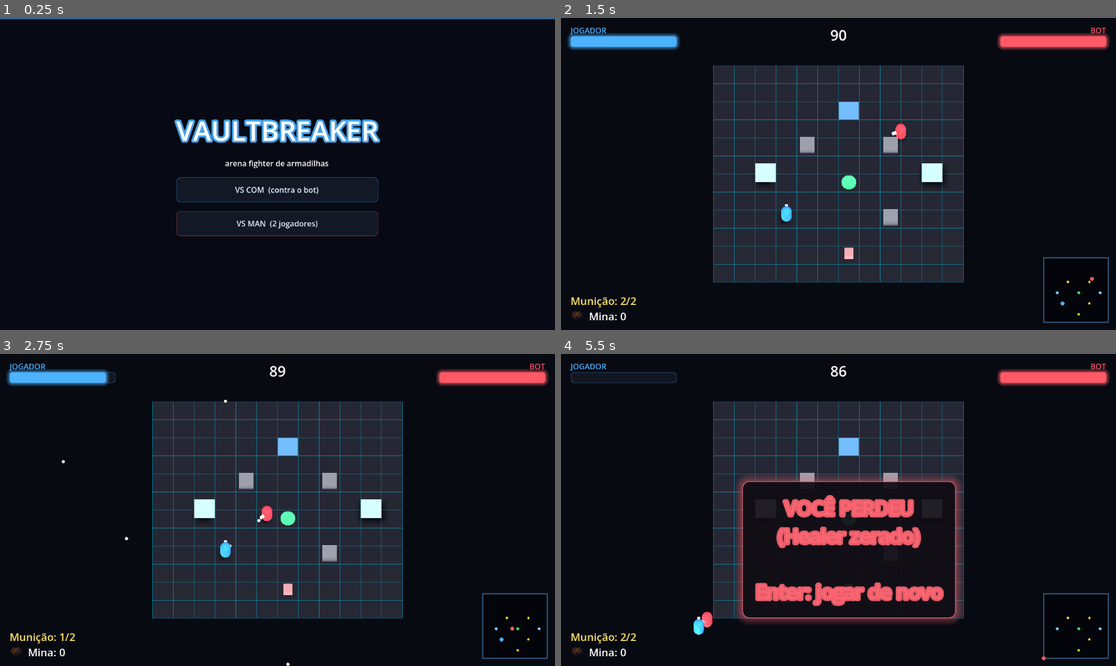
Above: before the commit, frames 1-4 (two rows, left to right).
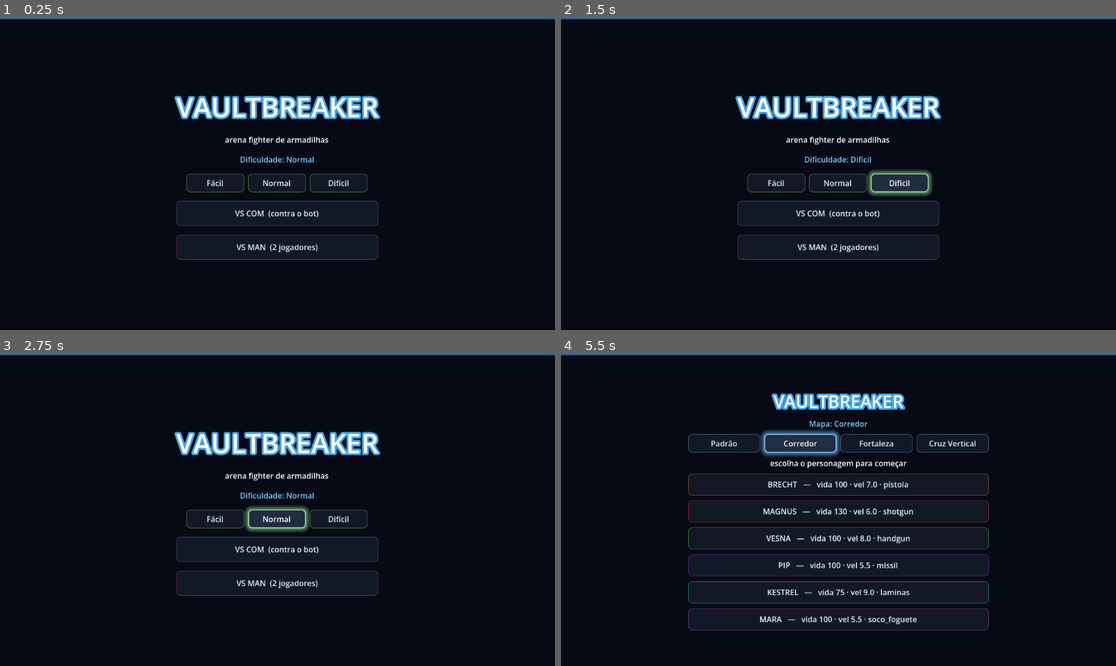
Above: after the commit, the same moments.

Repository: Philipe91/GamePh
Game: Godot game, scene res://scenes/ui/titulo.tscn
The game is run twice, just before and just after one commit, with the same random seed, the same clock (stepped at 60 frames per second) and the same inputs.
Inputs (mouse positions are in pixels of both pictures, inside the frame that each line leads up to):
- Up to frame 1 (0.25 s): no input
- Up to frame 2 (1.5 s): click (777, 183) at 0.5 s, where only the run after the commit has a clickable "Fácil"; click (899, 183) at 1.25 s, where only the run after the commit has a clickable "Difícil"
- Up to frame 3 (2.75 s): click (277, 519) at 2 s, where only the run after the commit has a clickable "Normal"
- Up to frame 4 (5.5 s): click (838, 519) at 2.75 s, where only the run after the commit has a clickable "Normal"; click (838, 550) at 3.5 s, where only the run after the commit has a clickable "VS COM (contra o bot)"; click (721, 444) at 4.25 s, where only the run after the commit has a clickable "Padrão"; click (799, 444) at 5 s, where only the run after the commit has a clickable "Corredor"

The runs differ from the first frame. In frame 1, 6.4% of the frame differs, in the area x 31-69%, y 24-78%; in frame 2, 28%, in the area x 0-100%, y 0-98%; in frame 3, 28%; in frame 4, 21%.

Commit message:
G2 (gameplay): niveis de dificuldade do bot (facil/normal/dificil)
- game_manager.dificuldade; bot._aplicar_dificuldade() ajusta cadencia de armadilha,
  limiar do tiro (mira), teto de armadilhas, kite e velocidade
- titulo: linha de botoes Facil/Normal/Dificil que setam a dificuldade
- teste headless: dificil (mais armadilhas + mira melhor) e facil (nao kita + poucas) 112/112

Co-Authored-By: Claude Opus 4.8 (1M context) <noreply@anthropic.com>
Claude-Session: https://claude.ai/code/session_017sHpnVfEfAT8FgcHs6ZGHw

Diff:
--- a/autoloads/game_manager.gd
+++ b/autoloads/game_manager.gd
@@ -33,6 +33,8 @@
 var modo: String = "vs_com"
 ## Caminho do mapa escolhido (.tres). "" = padrão.
 var mapa: String = ""
+## Dificuldade do bot: "facil" | "normal" | "dificil".
+var dificuldade: String = "normal"
 
 
 ## Inicia (ou reinicia) a partida com a lista de combatentes (nós com Healer e id).
--- a/scenes/arena/arena.gd
+++ b/scenes/arena/arena.gd
@@ -469,6 +469,23 @@
 	bot._plantar_situacional(3.0)              # dist < 6 -> cova
 	falhas += _checar("bot planta Cova com o player perto", GridManager.armadilha_em(coord_cv).get("tipo") == "cova")
 	GridManager.remover_armadilha(coord_cv)
+
+	# G2: dificuldade do bot ajusta a IA (params setados no _ready; physics off pra não agir).
+	GameManager.dificuldade = "dificil"
+	var bot_dif := preload("res://scenes/characters/bot.tscn").instantiate()
+	bot_dif.position = Vector3(60.0, 1.0, 60.0)
+	add_child(bot_dif)
+	bot_dif.set_physics_process(false)
+	falhas += _checar("dificil: mais armadilhas e mira melhor", bot_dif._max_armadilhas == 6 and bot_dif._limiar_tiro < 0.6)
+	bot_dif.queue_free()
+	GameManager.dificuldade = "facil"
+	var bot_facil := preload("res://scenes/characters/bot.tscn").instantiate()
+	bot_facil.position = Vector3(60.0, 1.0, -60.0)
+	add_child(bot_facil)
+	bot_facil.set_physics_process(false)
+	falhas += _checar("facil: nao kita e poucas armadilhas", (not bot_facil._kite) and bot_facil._max_armadilhas <= 2)
+	bot_facil.queue_free()
+	GameManager.dificuldade = "normal"
 
 	# Bloco B1 (Fase 4): arma de projétil.
 	player.set_physics_process(false)
--- a/scenes/characters/bot.gd
+++ b/scenes/characters/bot.gd
@@ -29,11 +29,41 @@
 var _t_plantio: float = 2.0            # cooldown atual até a próxima tentativa
 var _armadilhas_ativas: int = 0
 
+# Parâmetros ajustados pela dificuldade (preenchidos no _ready).
+var _intervalo_plantio: float = INTERVALO_PLANTIO
+var _max_armadilhas: int = MAX_ARMADILHAS
+var _limiar_tiro: float = 0.7          # quão alinhado precisa estar pra atirar (dot)
+var _kite: bool = true                 # recua com pouca vida?
+
 
 func _ready() -> void:
 	super._ready()
 	if stats == null:
 		velocidade_base = VELOCIDADE   # bot é um pouco mais lento que o player
+	_aplicar_dificuldade()
+
+
+## Ajusta a IA conforme GameManager.dificuldade (G2): frequência de armadilha, mira,
+## teto de armadilhas, kite e velocidade.
+func _aplicar_dificuldade() -> void:
+	match GameManager.dificuldade:
+		"facil":
+			_intervalo_plantio = INTERVALO_PLANTIO * 1.7
+			_max_armadilhas = 2
+			_limiar_tiro = 0.92        # só atira bem de frente -> erra mais
+			_kite = false              # não foge: mais burro
+			velocidade_base *= 0.9
+		"dificil":
+			_intervalo_plantio = INTERVALO_PLANTIO * 0.6
+			_max_armadilhas = 6
+			_limiar_tiro = 0.5         # atira mais fácil
+			_kite = true
+			velocidade_base *= 1.12
+		_:                              # normal
+			_intervalo_plantio = INTERVALO_PLANTIO
+			_max_armadilhas = MAX_ARMADILHAS
+			_limiar_tiro = 0.7
+			_kite = true
 
 
 func _physics_process(delta: float) -> void:
@@ -52,8 +82,8 @@
 	para.y = 0.0
 	var dist := para.length()
 	var vel := velocidade_base * fator_velocidade()  # base do personagem × slow/speed
-	# Com pouca vida e o player por perto, RECUA (kite) em vez de avançar.
-	var fugindo := healer < VIDA_FUGIR and dist < 11.0
+	# Com pouca vida e o player por perto, RECUA (kite) em vez de avançar (se a dificuldade deixa).
+	var fugindo := _kite and healer < VIDA_FUGIR and dist < 11.0
 
 	if dist > DIST_PARAR or fugindo:
 		var base := (-para.normalized()) if fugindo else para.normalized()
@@ -99,7 +129,7 @@
 	frente.y = 0.0
 	if frente.length() < 0.01 or para.length() < 0.01:
 		return false
-	return frente.normalized().dot(para.normalized()) > 0.7
+	return frente.normalized().dot(para.normalized()) > _limiar_tiro
 
 
 ## Soma de empurrões pra LONGE de cada armadilha do player no raio (faro do bot, A1).
@@ -120,19 +150,19 @@
 ## Escolhe e planta uma armadilha conforme a situação: Cova quando o player está perto
 ## (prende quem persegue), Mina quando longe (mina o caminho). Reseta o cooldown.
 func _plantar_situacional(dist: float) -> void:
-	_t_plantio = INTERVALO_PLANTIO
+	_t_plantio = _intervalo_plantio
 	_plantar("cova" if dist < 6.0 else "mina")
 
 
 ## Compat com testes/demos: planta uma mina no tile atual.
 func _tentar_plantar_mina() -> void:
-	_t_plantio = INTERVALO_PLANTIO
+	_t_plantio = _intervalo_plantio
 	_plantar("mina")
 
 
 ## Planta uma armadilha do `tipo` no tile atual. Respeita o teto e tiles ocupados.
 func _plantar(tipo: String) -> void:
-	if _armadilhas_ativas >= MAX_ARMADILHAS or not TRAPS.has(tipo):
+	if _armadilhas_ativas >= _max_armadilhas or not TRAPS.has(tipo):
 		return
 	var coord := GridManager.world_to_grid(global_position)
 	if not GridManager.pode_plantar(coord):
--- a/scenes/ui/titulo.gd
+++ b/scenes/ui/titulo.gd
@@ -5,6 +5,8 @@
 
 const SELECAO := "res://scenes/ui/selecao.tscn"
 const UIEstilo := preload("res://scenes/ui/ui_estilo.gd")
+
+var _dif_label: Label = null
 
 
 func _ready() -> void:
@@ -50,6 +52,25 @@
 	sub.horizontal_alignment = HORIZONTAL_ALIGNMENT_CENTER
 	caixa.add_child(sub)
 
+	# Dificuldade do bot.
+	_dif_label = Label.new()
+	_dif_label.text = "Dificuldade: Normal"
+	_dif_label.add_theme_color_override("font_color", Color(0.5, 0.8, 1))
+	_dif_label.horizontal_alignment = HORIZONTAL_ALIGNMENT_CENTER
+	caixa.add_child(_dif_label)
+
+	var linha_dif := HBoxContainer.new()
+	linha_dif.alignment = BoxContainer.ALIGNMENT_CENTER
+	linha_dif.add_theme_constant_override("separation", 8)
+	caixa.add_child(linha_dif)
+	for d in [["facil", "Fácil"], ["normal", "Normal"], ["dificil", "Difícil"]]:
+		var db := Button.new()
+		db.text = d[1]
+		db.custom_minimum_size = Vector2(120, 38)
+		UIEstilo.estilizar_botao(db, Color(0.6, 0.9, 0.6))
+		db.pressed.connect(_escolher_dif.bind(String(d[0]), String(d[1])))
+		linha_dif.add_child(db)
+
 	var vs_com := Button.new()
 	vs_com.text = "VS COM  (contra o bot)"
 	vs_com.custom_minimum_size = Vector2(320, 52)
@@ -65,6 +86,11 @@
 	caixa.add_child(vs_man)
 
 
+func _escolher_dif(chave: String, nome: String) -> void:
+	GameManager.dificuldade = chave
+	_dif_label.text = "Dificuldade: " + nome
+
+
 func _jogar(modo: String) -> void:
 	GameManager.modo = modo
 	_ir_pra_selecao()
Not shown, changed: docs/PLANO_POLIMENTO.md
